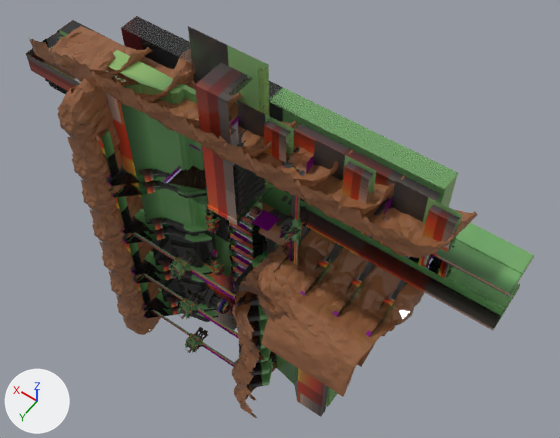
What one commit did to the FBX model Pogplant/Pogplant Driver/Resources/Models/Environment/Level_02_Segment_04.fbx.
Camera for both pictures: a 50 mm camera at (-148.0, 51.0, -19.0) aimed at (4.0, -161.0, -352.0). The lights are fixed; the arrows at lower left show +X, +Y and +Z. Where no turn or scale is listed for an object, it has been applied to the vertices. Vertices at the same position are counted once.

Before the edit, the objects in view are built like this:
```python
ob_conveyer_01_piece = bpy.data.objects.new('Conveyer_01_Piece', me_mesh_002)
ob_conveyer_01_piece.location = (-87.7, -162.6, -316.0)
ob_conveyer_01_walls_left = bpy.data.objects.new('Conveyer_01_Walls_Left', me_mesh_003)
ob_conveyer_01_walls_left.location = (21.0, -163.0, -325.7)
ob_conveyer_01_walls_right = bpy.data.objects.new('Conveyer_01_Walls_Right', me_mesh_004)
ob_conveyer_01_walls_right.location = (21.0, -167.0, -306.3)
ob_conveyer_02_chain = bpy.data.objects.new('Conveyer_02_Chain', me_mesh_005)
ob_conveyer_02_chain.location = (14.4, -142.1, -375.9)
ob_crane_01_rails = bpy.data.objects.new('Crane_01_Rails', me_mesh_031)
ob_crane_01_rails.location = (-26.3, -130.6, -302.2)
ob_crane_01_top = bpy.data.objects.new('Crane_01_Top', me_mesh_032)
ob_crane_01_top.location = (-26.3, -130.6, -302.2)
ob_crane_04_rails = bpy.data.objects.new('Crane_04_Rails', me_mesh_007)
ob_crane_04_rails.location = (32.1, -112.1, -442.7)
ob_crane_04_top = bpy.data.objects.new('Crane_04_Top', me_mesh_008)
ob_crane_04_top.location = (32.1, -112.1, -442.7)
ob_level_02_segment_04 = bpy.data.objects.new('Level_02_Segment_04', me_mesh)
ob_level_02_segment_04.location = (0.0, 0.0, 0.0)
```
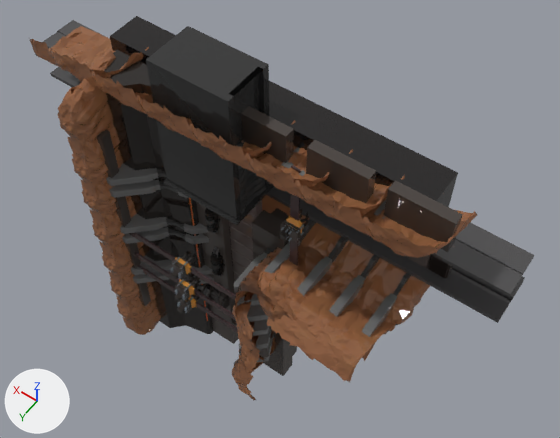
Where the newer file only moved an object's origin or applied its transform, the numbers keep the older frame.

Where the change shows, as pixel boxes [x1, y1, x2, y2] in the pictures (560 x 438 px; the box of a moved part takes in the faces that stretch with it):
'Level_02_Segment_04', reshaped
    before: [26, 16, 477, 418]
    after: [29, 16, 477, 400]
'Conveyer_01_Walls_Left', surface changed, moved
    before: [45, 79, 520, 330]
    after: [50, 67, 525, 323]
'Crane_04_Rails', moved
    before: [151, 310, 234, 367]
    after: [134, 251, 235, 320]
'Crane_02_Rails', moved
    before: [131, 232, 236, 300]
    after: [129, 232, 236, 300]
'Crane_04_Top', moved
    before: [185, 333, 204, 353]
    after: [174, 279, 195, 301]
'Crane_01_Rails', moved
    both: [289, 165, 301, 266]
'Crane_01_Top', moved
    before: [280, 215, 304, 243]
    after: [280, 216, 304, 243]
'Conveyer_01_Chain', moved
    both: [285, 191, 455, 278]
'Crane_02_Top', moved
    before: [170, 257, 192, 280]
    after: [170, 257, 191, 279]
'Crane_03_Top', moved
    before: [178, 298, 198, 319]
    after: [177, 296, 197, 314]
'Conveyer_01_Piece', moved
    before: [428, 256, 452, 275]
    after: [427, 255, 453, 279]
'Crane_04_Left_Claw_Arm_01', moved
    before: [200, 330, 208, 338]
    after: [191, 276, 200, 285]
part 2 of me_mesh, deleted
    before: [26, 30, 292, 388]
part 3 of me_mesh, moved or reshaped
    before: [67, 58, 407, 418]
    after: [67, 58, 411, 384]
part 4 of me_mesh, surface changed (red to black)
    both: [97, 16, 463, 363]
part 5 of me_mesh, recoloured
    both: [32, 26, 472, 400]
part 7 of me_mesh_004, surface changed (green to grey)
    before: [46, 20, 534, 296]
    after: [43, 20, 534, 296]

The change, as a list of edits to the scene's bpy script:
```text
Add mat_ez_texture:
    mat_ez_texture = principled_material('EZ_Texture')
    mat_ez_texture.texture = img_ez_texture_01_dds  # with its transparency
    mat_ez_texture.roughness = 0.0
Change me_mesh_004:
    where me_mesh_004.from_pydata(...)  # 24 vertices, 42 faces; spans x -144.0..144.0, y -13.0..13.0, z 0.0..3.0
    me_mesh_004 part 7: texture (UV) coordinates of 42 of 42 faces, centred in x -144.0..144.0, y -13.0..13.0, z 0.0..3.0, changed; they spanned u 0.12..0.88, v 0.0..1.0 and now span u 0.33..0.34, v 0.35..0.35
Change me_mesh_032:
    where me_mesh_032.from_pydata(...)  # 410 vertices, 622 faces; spans x -5.13..3.94, y -0.11..9.44, z -5.29..5.19
    me_mesh_032 part 6: the whole mesh is moved by (-26.3, -130.61, -302.2)
Change me_mesh:
    remove me_mesh.from_pydata(...)  # 27396 vertices, 48748 faces; spans x -101.0..163.0, y -195.0..-95.0, z -477.0..-231.0
    add me_mesh.from_pydata(...)  # 25208 vertices, 45053 faces; spans x -101.0..116.0, y -195.0..-97.0, z -473.0..-231.0
    me_mesh part 2: 38 loose pieces with 1130 vertices, spanning x -19.0..163.0, y -168.0..-105.0, z -453.0..-290.0, are deleted
    me_mesh part 3: 826 vertices moved from x -77.0..89.0, y -155.0..-98.0, z -457.0..-250.0 to x -77.0..89.0, y -164.0..-98.0, z -473.0..-250.0; 1953 vertices removed from x -80.0..52.0, y -160.0..-95.0, z -477.0..-290.0; 856 vertices added at x -78.0..52.0, y -164.0..-105.0, z -473.0..-328.0
    me_mesh part 4: 4862 kept faces spanning x -98.0..89.0, y -160.0..-105.0, z -473.0..-231.0 get new texture (UV) coordinates
    me_mesh part 5: 36568 faces spanning x -101.0..116.0, y -195.0..-97.0, z -473.0..-231.0 switch from mat_material__6 to mat_ez_texture (picture img_ez_texture_01_dds)
Change me_mesh_008:
    where me_mesh_008.from_pydata(...)  # 410 vertices, 622 faces; spans x -5.29..5.19, y -0.11..9.44, z -3.94..5.13
    me_mesh_008 part 1: the whole mesh is moved by (32.05, -112.08, -383.11)
Change me_mesh_003:
    remove me_mesh_003.from_pydata(...)  # 24 vertices, 40 faces; spans x -144.0..144.0, y -14.0..14.0, z -3.0..2.0
    add me_mesh_003.from_pydata(...)  # 24 vertices, 40 faces; spans x -144.0..144.0, y -14.0..14.0, z -2.0..2.0
    me_mesh_003 part 8: texture (UV) coordinates of 40 of 40 faces, centred in x -144.0..144.0, y -14.0..14.0, z -3.0..2.0, changed; they spanned u 0.12..0.88, v 0.0..1.0 and now span u 0.33..0.34, v 0.35..0.35
Change ob_crane_01_rails:
    ob_crane_01_rails.location: (-26.3, -130.6, -302.2) -> (-26.9, -129.6, -302.3)
Change ob_crane_04_rails:
    ob_crane_04_rails.location: (32.1, -112.1, -442.7) -> (32.0, -111.1, -382.5)
Change ob_crane_02_claw_head_left:
    ob_crane_02_claw_head_left.location: (32.1, -112.1, -361.8) -> (0.0, 0.0, 0.0)
Change ob_conveyer_01_chain:
    ob_conveyer_01_chain.location: (24.2, -162.6, -316.0) -> (24.2, -162.6, -315.9)
Change ob_crane_01_top:
    ob_crane_01_top.location: (-26.3, -130.6, -302.2) -> (0.0, 0.0, 0.0)
Change ob_crane_04_claw_head_right:
    ob_crane_04_claw_head_right.location: (32.1, -112.1, -442.7) -> (0.0, 0.0, 0.0)
Change ob_crane_02_rails:
    ob_crane_02_rails.location: (32.1, -112.1, -361.8) -> (32.0, -111.1, -361.1)
Change ob_conveyer_01_piece:
    ob_conveyer_01_piece.location: (-87.7, -162.6, -316.0) -> (-87.7, -162.6, -315.9)
Change ob_crane_04_top:
    ob_crane_04_top.location: (32.1, -112.1, -442.7) -> (0.0, 0.0, 0.0)
Change ob_crane_02_top:
    ob_crane_02_top.location: (32.1, -112.1, -361.8) -> (0.0, 0.0, 0.0)
Change ob_conveyer_01_walls_left:
    ob_conveyer_01_walls_left.location: (21.0, -163.0, -325.7) -> (21.0, -167.9, -326.2)
Change ob_crane_04_left_claw_arm_01:
    ob_crane_04_left_claw_arm_01.location: (32.1, -112.1, -442.7) -> (0.0, 0.0, 0.0)
Change ob_crane_03_top:
    ob_crane_03_top.location: (32.1, -112.1, -402.3) -> (0.0, 0.0, 0.0)
```
